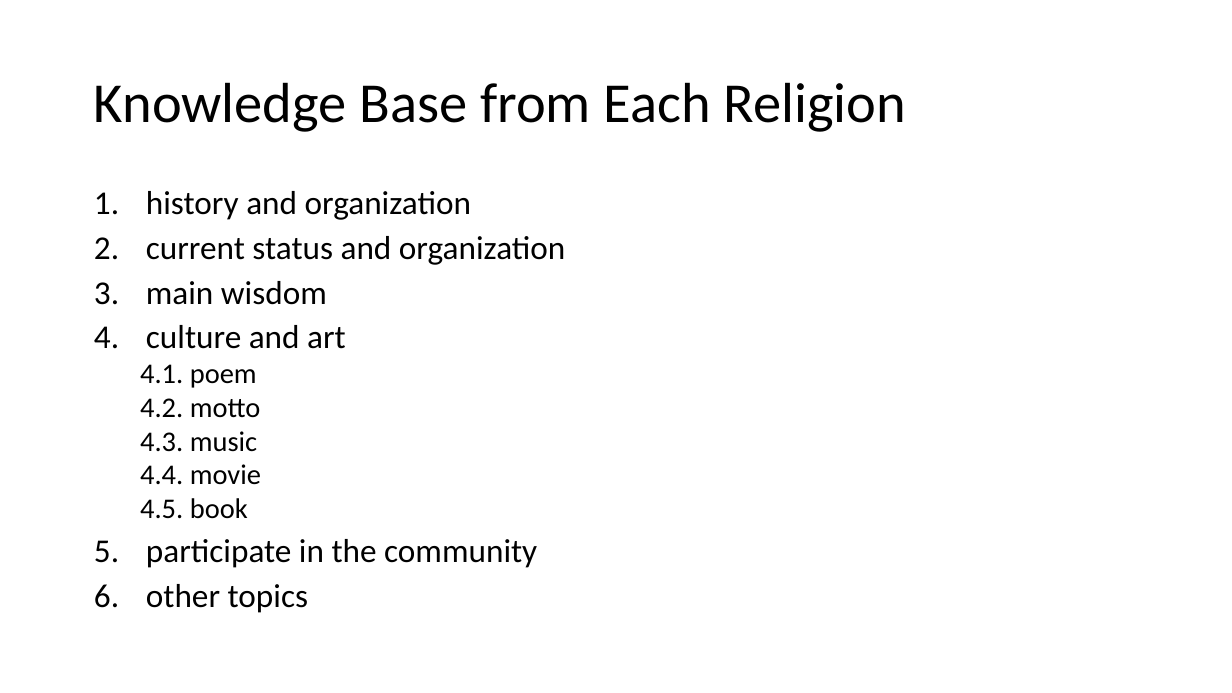
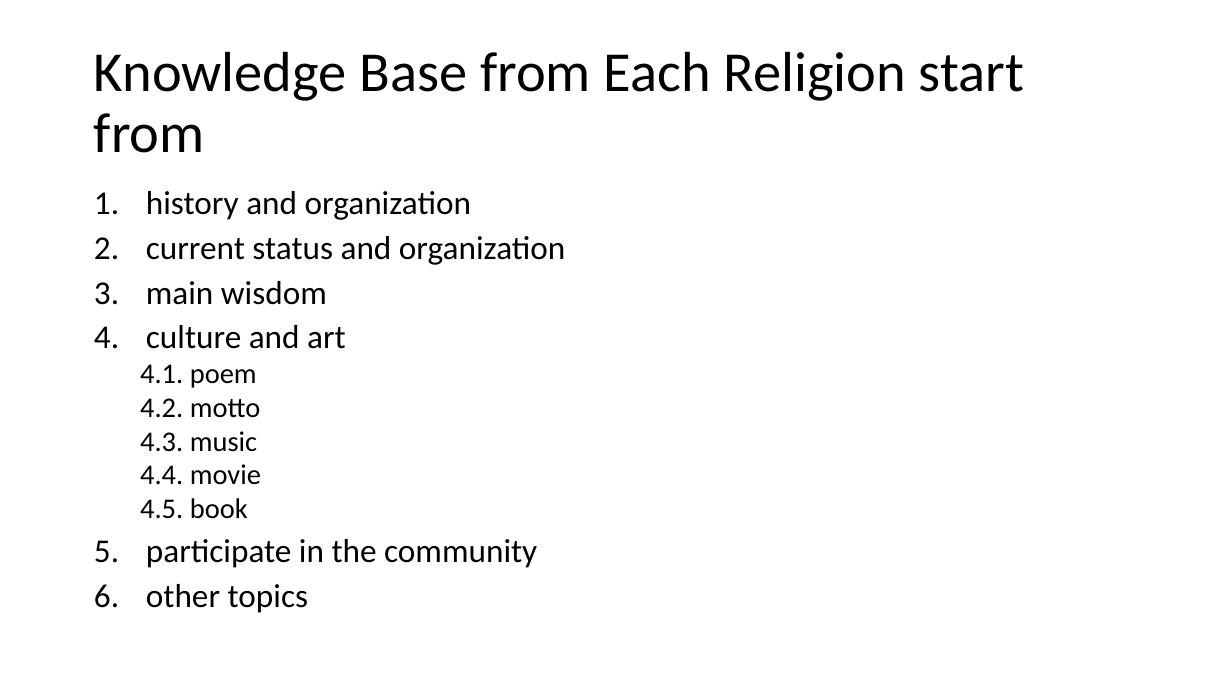
Before and after one commit to howardyang2009/Amber, a slide deck: slide 8 of P(Path)/RP(ReligionPath)/ReligionPath(EN).pptx. Drawn at 1232x693 pixels with LibreOffice and Linux fonts; fonts in the diff are those of the drawing. Boxes give left, top, right and bottom in pixels: in the first picture for what was removed or moved away, otherwise in the second. Text is boxed around its words. In the diff, an @@ line names an element or a change of style, - is before the commit and + after.

```diff
--- a/P(Path)/RP(ReligionPath)/ReligionPath(EN).pptx
+++ b/P(Path)/RP(ReligionPath)/ReligionPath(EN).pptx
@@ title at [94, 51, 1024, 153]: text changed @@
-Knowledge Base from Each Religion
+Knowledge Base from Each Religion start from
```
Also in this commit, not shown: 1 other file.
